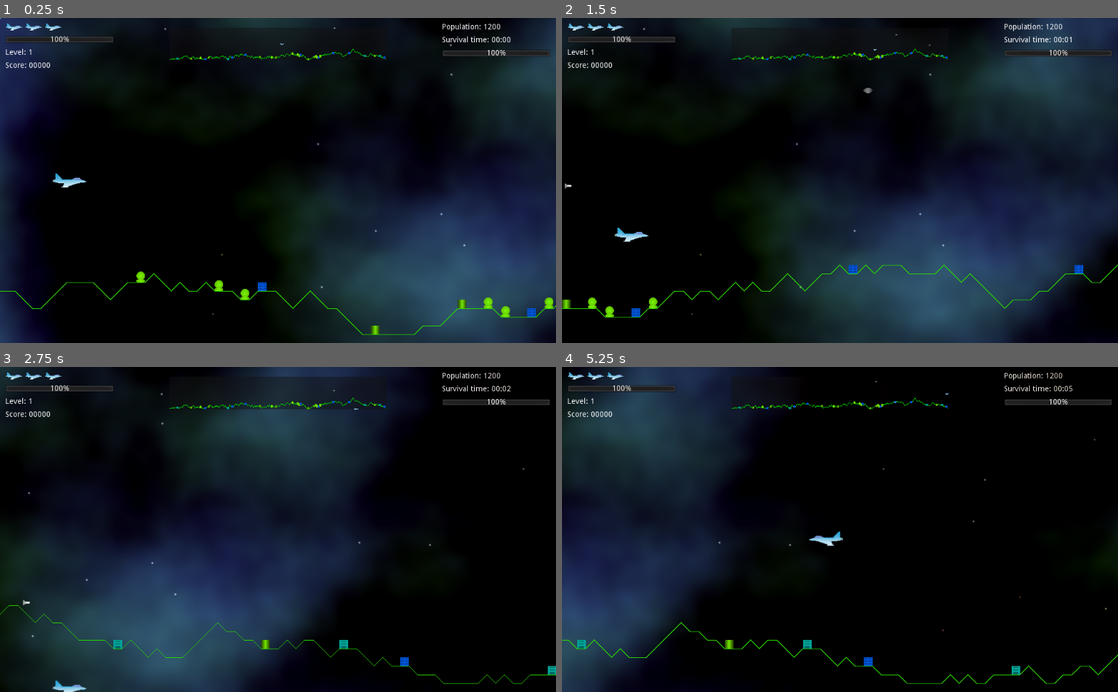
Above: before the commit, frames 1-4 (two rows, left to right).
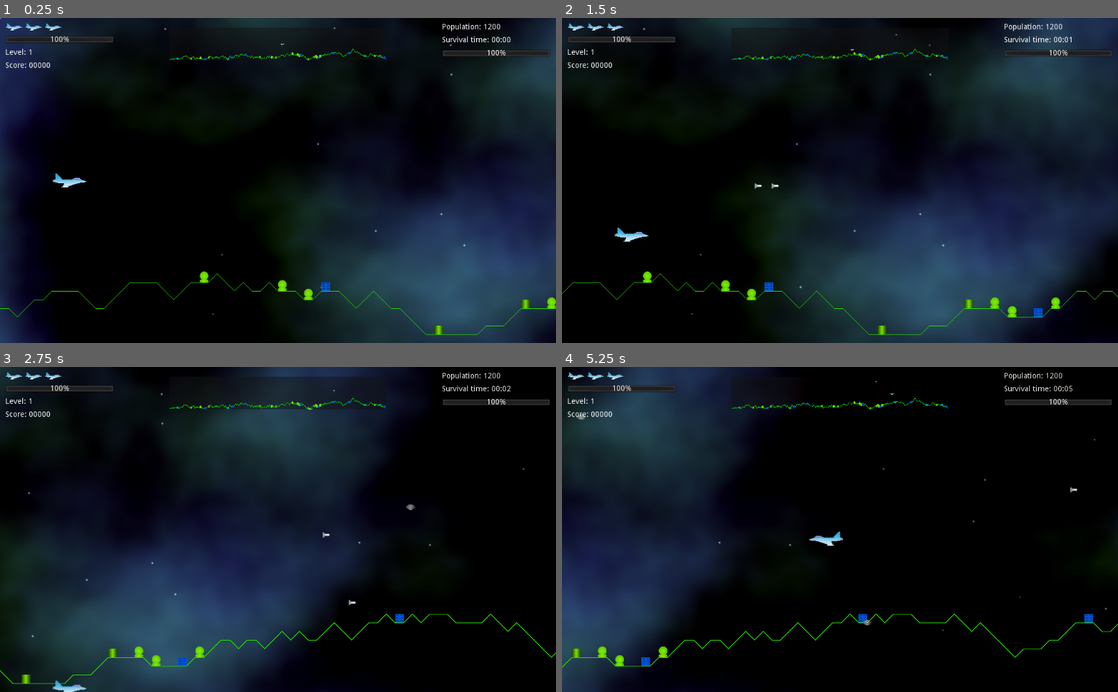
Above: after the commit, the same moments.

Repository: andrew-wilkes/godotia
Game: Godot game, scene res://scenes/Main.tscn
Two runs of this game, one before a commit and one after it. Both use one fixed random seed, a clock stepped at 60 frames per second and the inputs below.
Inputs:
- Up to frame 1 (0.25 s): no input
- Up to frame 2 (1.5 s): tap Enter (ui_accept) at 0.5, 0.77 s; hold Right (ui_right) 0.53-1.28 s; hold Down (ui_down) from 1.28 s (still down)
- Up to frame 3 (2.75 s): tap Enter (ui_accept) at 1.52 s; release Down (ui_down) at 2.03 s; hold Right (ui_right) from 2.03 s (still down)
- Up to frame 4 (5.25 s): release Right (ui_right) at 2.78 s; hold Up (ui_up) 2.78-3.53 s; tap Enter (ui_accept) at 3.02, 3.77, 4.52 s; hold Left (ui_left) 3.53-5.03 s; hold Down (ui_down) from 5.03 s (still down)

The runs differ from the first frame. In frame 1, 1.4% of the frame differs, in the area x 0-100%, y 7-98%; in frame 2, 1.6%, in the area x 0-100%, y 9-98%; in frame 3, 1.4%; in frame 4, 1.5%.

Commit message:
Use only sprite for player in map

Diff:
--- a/scenes/Main.gd
+++ b/scenes/Main.gd
@@ -39,7 +39,6 @@
 	get_tree().get_root().connect("size_changed", self, "resize")
 	resize()
 	map.set_points(terrain)
-	print("Ready")
 
 
 func resize():
--- a/scenes/Map.gd
+++ b/scenes/Map.gd
@@ -12,7 +12,6 @@
 var structures
 var enemies
 var player
-var plane
 
 func _ready():
 	line = $Line2D
@@ -73,14 +72,12 @@
 
 
 func add_player(p, scroll_position, terrain):
-	player = p.duplicate()
-	player.get_child(0).queue_free()
+	player = p.get_node("Sprite").duplicate()
 	position_player(p, scroll_position, terrain)
 	add_child(player)
-	plane = player.get_node("Sprite")
 
 
-func position_player(p, scroll_position: int, terrain):
+func position_player(p, scroll_position, terrain):
 	player.scale = ITEM_SCALE * 0.5
 	var max_x = terrain.last_point.x
 	var x = wrapf(max_x - scroll_position + p.position.x, 0, max_x)
@@ -88,4 +85,4 @@
 
 
 func turn_player():
-	plane.flip_h = !plane.flip_h
+	player.flip_h = !player.flip_h
